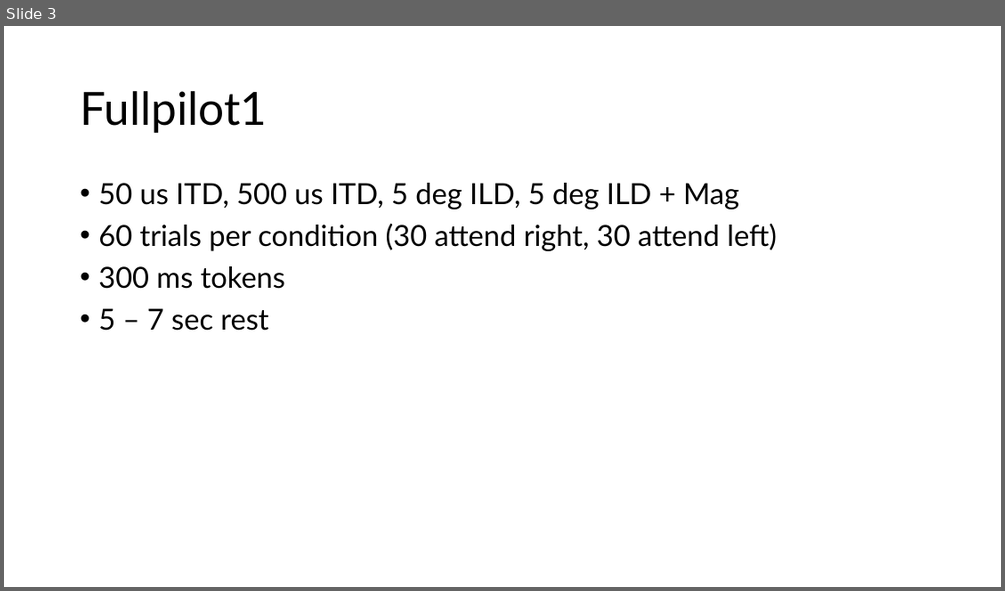
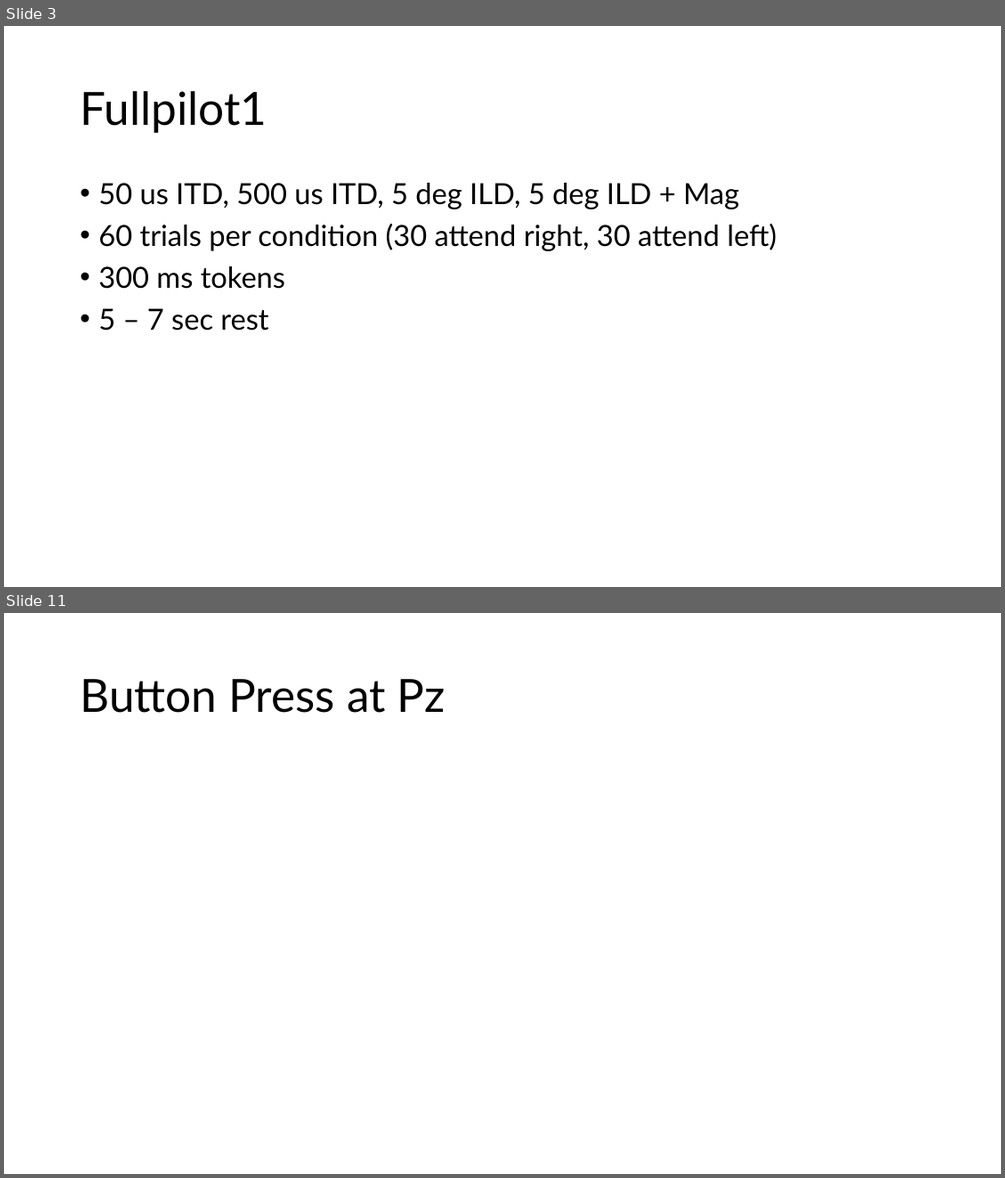
Before and after one commit to brichard28/MILD-Master, a slide deck: mild_master_neuroimaging_pilot.pptx. Shown one above the other, each under a label of ours: slide 3 before the commit, slides 3 and 11 after it; the slides between them are not shown. The pictures are 1005x591 and 1005x1178 pixels, drawn with LibreOffice and Linux fonts; fonts in the diff are those of the drawing. Boxes give left, top, right and bottom in pixels: in the first picture for what was removed or moved away, otherwise in the second. Text is boxed around its words. In the diff, an @@ line names an element or a change of style, - is before the commit and + after.

```diff
--- a/mild_master_neuroimaging_pilot.pptx
+++ b/mild_master_neuroimaging_pilot.pptx
@@ slide 11 added at <box>4,613,1001,1174</box>, background #FFFFFF @@
@@ title added at <box>80,679,445,713</box>, 44 pt, text #000000 @@
+Button Press at Pz
```
Also in this commit, not shown: 7 other slides added, 1 slide removed, 22 other files.
